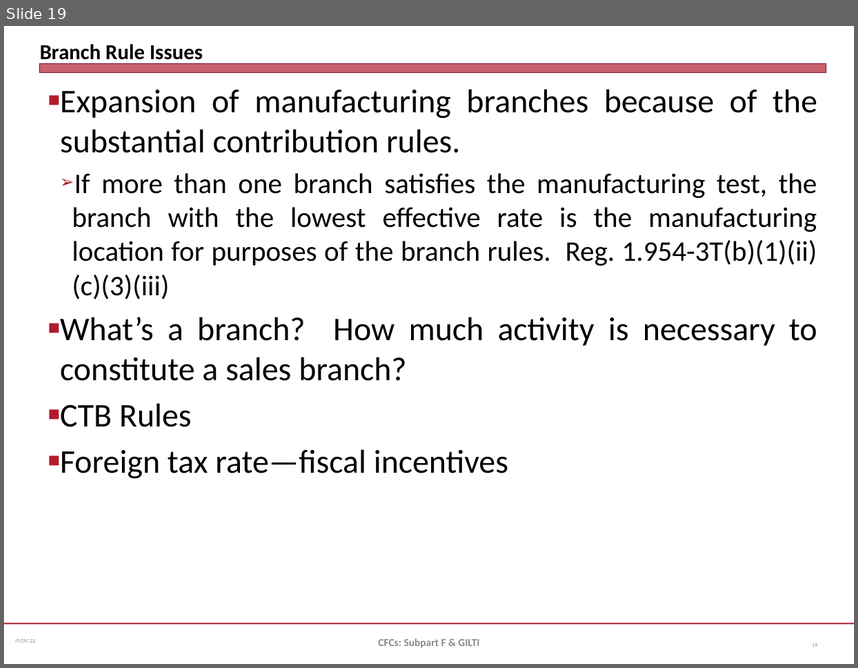
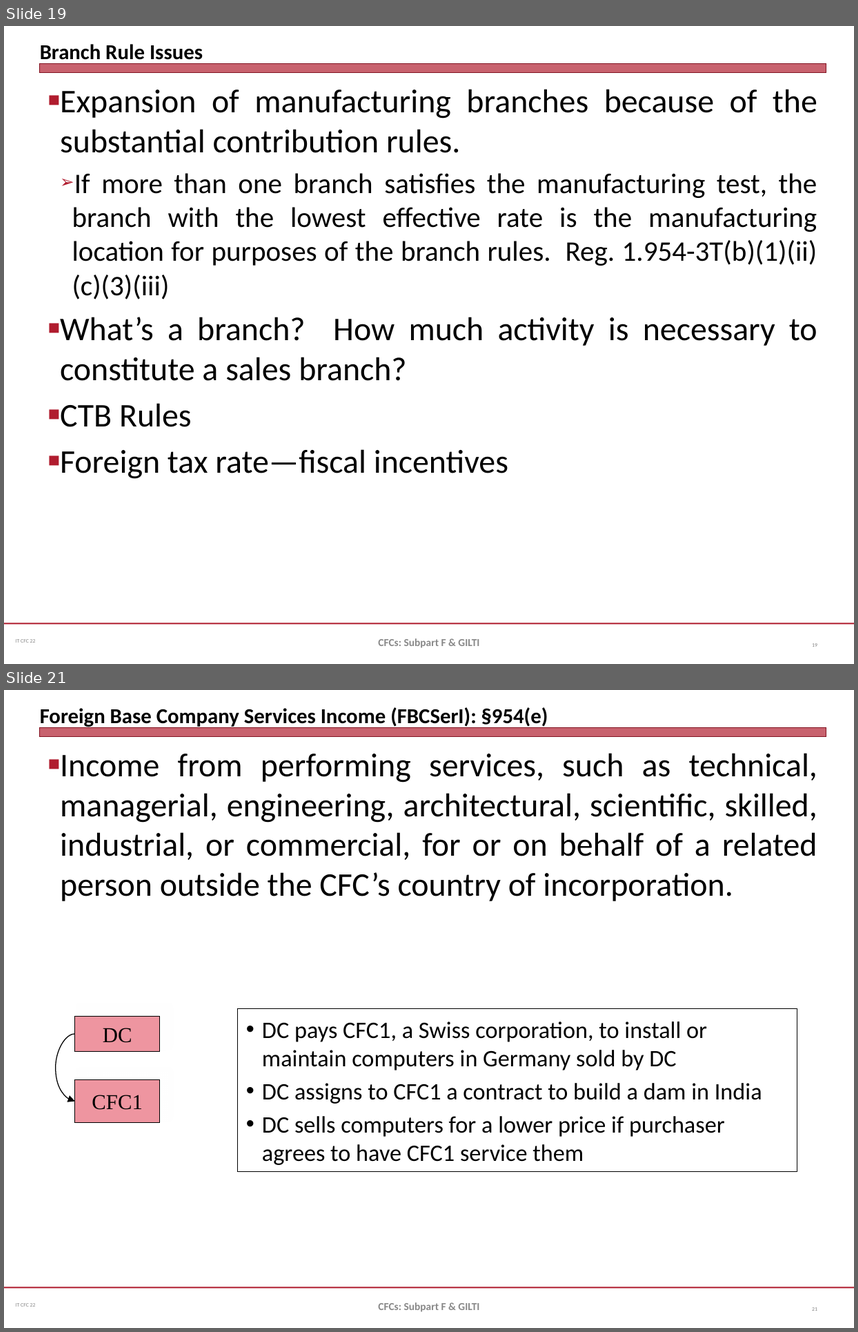
Before and after one commit to jmc877/International-Tax, a slide deck: slides/IT_CFC_22_1.pptx. Shown one above the other, each under a label of ours: slide 19 before the commit, slides 19 and 21 after it; the slides between them are not shown. The pictures are 858x668 and 858x1332 pixels, drawn with LibreOffice and Linux fonts; fonts in the diff are those of the drawing. Boxes give left, top, right and bottom in pixels: in the first picture for what was removed or moved away, otherwise in the second. Text is boxed around its words. In the diff, an @@ line names an element or a change of style, - is before the commit and + after.

```diff
--- a/slides/IT_CFC_22_1.pptx
+++ b/slides/IT_CFC_22_1.pptx
@@ slide 21 added at [4,690,854,1328], background #FFFFFF; not listed: 3 template elements that a slide beside it also shows @@
@@ title added at [40,707,548,729], 18 pt, text #000000, bold @@
+Foreign Base Company Services Income (FBCSerI): §954(e)
@@ text added at [60,753,818,901], 28 pt, text #000000 @@
+■ Income from performing services, such as technical, managerial, engineering, architectural, scientific, skilled, industrial, or commercial, for or on behalf of a related person outside the CFC’s country of incorporation.
@@ rectangle added at [74,1016,159,1052], fill #EE95A0, outline #000000 0.75 pt, 18 pt, text #000000 @@
+DC
@@ rectangle added at [238,1009,797,1172], outline #000000 0.75 pt, 20 pt, text #000000 @@
+• DC pays CFC1, a Swiss corporation, to install or maintain computers in Germany sold by DC
+• DC assigns to CFC1 a contract to build a dam in India
+• DC sells computers for a lower price if purchaser agrees to have CFC1 service them
@@ curved arrow added from (74, 1034) to (75, 1101), #000000 0.75 pt @@
@@ rectangle added at [74,1079,159,1122], fill #EE95A0, outline #000000 0.75 pt, 18 pt, text #000000 @@
+CFC1
@@ text added at [378,1302,479,1312], 9 pt, text #898989, bold @@
+CFCs: Subpart F & GILTI
@@ page number added at [812,1307,818,1310], 4.5 pt, text #808080 @@
+21
```
Also in this commit, not shown: 5 slides changed, 5 other slides added, 1 other file.
